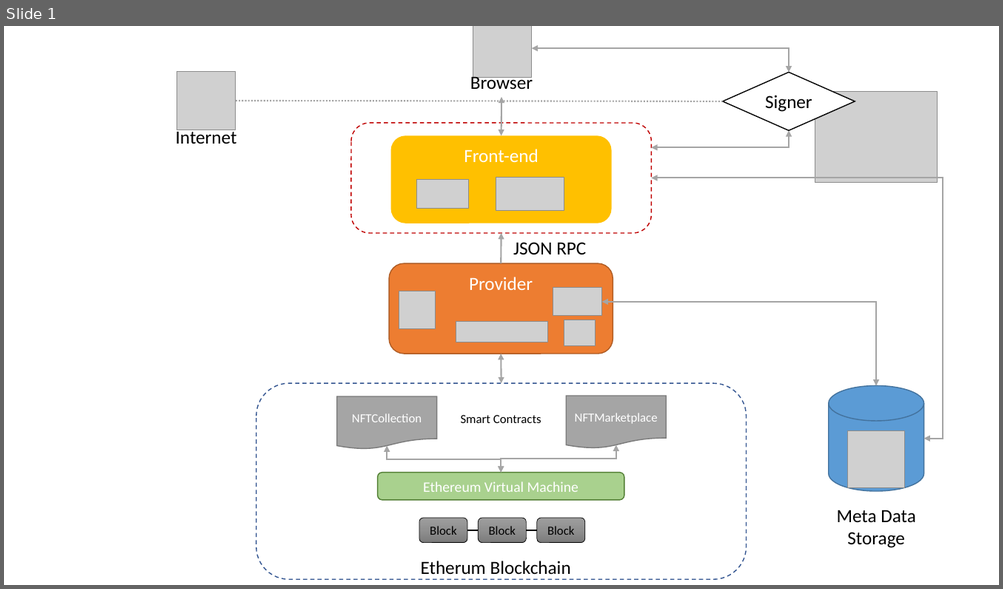
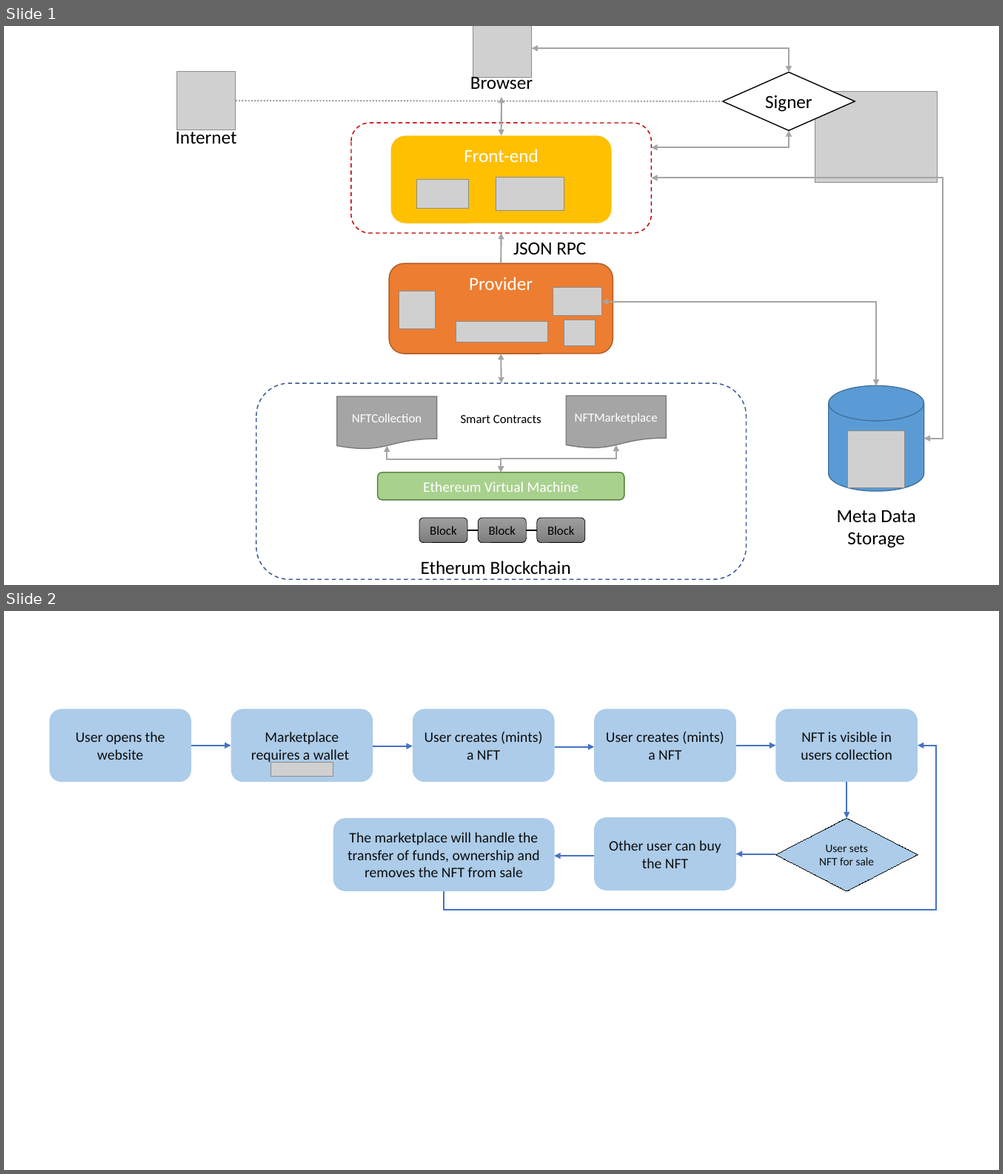
Before and after one commit to Lukas-Stingl/nft-marketplace, a slide deck: Documentation/Application_Diagram.pptx. Shown one above the other, each under a label of ours: slide 1 before the commit, slides 1 and 2 after it. The pictures are 1003x589 and 1003x1174 pixels, drawn with LibreOffice and Linux fonts; fonts in the diff are those of the drawing; grey boxes stand for pictures. Boxes give left, top, right and bottom in pixels: in the first picture for what was removed or moved away, otherwise in the second. Text is boxed around its words. In the diff, an @@ line names an element or a change of style, - is before the commit and + after.

```diff
--- a/Documentation/Application_Diagram.pptx
+++ b/Documentation/Application_Diagram.pptx
@@ slide 2 added at (x1=4, y1=611, x2=999, y2=1170), background #FFFFFF @@
@@ rounded rectangle added at (x1=50, y1=709, x2=191, y2=782), fill #5B9BD5 at 50% opacity, 14 pt, text #0D0D0D @@
+User opens the website
@@ rounded rectangle added at (x1=231, y1=709, x2=373, y2=782), fill #5B9BD5 at 50% opacity, 14 pt, text #0D0D0D @@
+Marketplace requires a wallet
@@ rounded rectangle added at (x1=412, y1=709, x2=554, y2=782), fill #5B9BD5 at 50% opacity, 14 pt, text #0D0D0D @@
+User creates (mints) a NFT
@@ rounded rectangle added at (x1=595, y1=709, x2=736, y2=782), fill #5B9BD5 at 50% opacity, 14 pt, text #0D0D0D @@
+User creates (mints) a NFT
@@ rounded rectangle added at (x1=776, y1=709, x2=917, y2=782), fill #5B9BD5 at 50% opacity, 14 pt, text #0D0D0D @@
+NFT is visible in users collection
@@ arrow added from (191, 745) to (231, 745), #4472C4 1.5 pt @@
@@ picture added at (x1=270, y1=763, x2=333, y2=777) @@
@@ arrow added from (373, 746) to (412, 746), #4472C4 1.5 pt @@
@@ elbow arrow added from (444, 891) to (917, 745), #4472C4 1.5 pt @@
@@ arrow added from (555, 747) to (595, 747), #4472C4 1.5 pt @@
@@ arrow added from (736, 745) to (776, 745), #4472C4 1.5 pt @@
@@ arrow added from (846, 782) to (846, 818), #4472C4 1.5 pt @@
@@ rounded rectangle added at (x1=333, y1=818, x2=554, y2=891), fill #5B9BD5 at 50% opacity, 14 pt, text #0D0D0D @@
+The marketplace will handle the transfer of funds, ownership and removes the NFT from sale
@@ rounded rectangle added at (x1=595, y1=817, x2=736, y2=891), fill #5B9BD5 at 50% opacity, 14 pt, text #0D0D0D @@
+Other user can buy the NFT
@@ diamond added at (x1=776, y1=818, x2=917, y2=891), fill #5B9BD5 at 50% opacity, outline #000000 0.75 pt dashed, 11 pt, text #0D0D0D @@
+User sets NFT for sale
@@ arrow added from (776, 854) to (736, 854), #4472C4 1.5 pt @@
@@ arrow added from (594, 856) to (554, 856), #4472C4 1.5 pt @@
```
Also in this commit, not shown: 1 other slide added, 3 other files.
